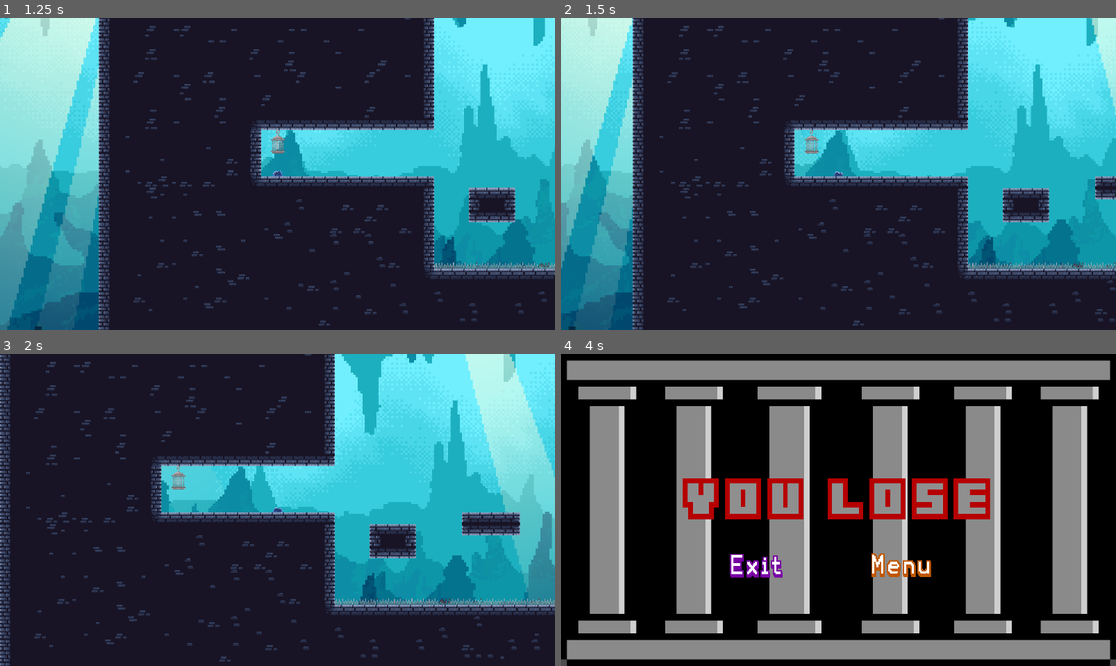
Above: before the commit, frames 1-4 (two rows, left to right).
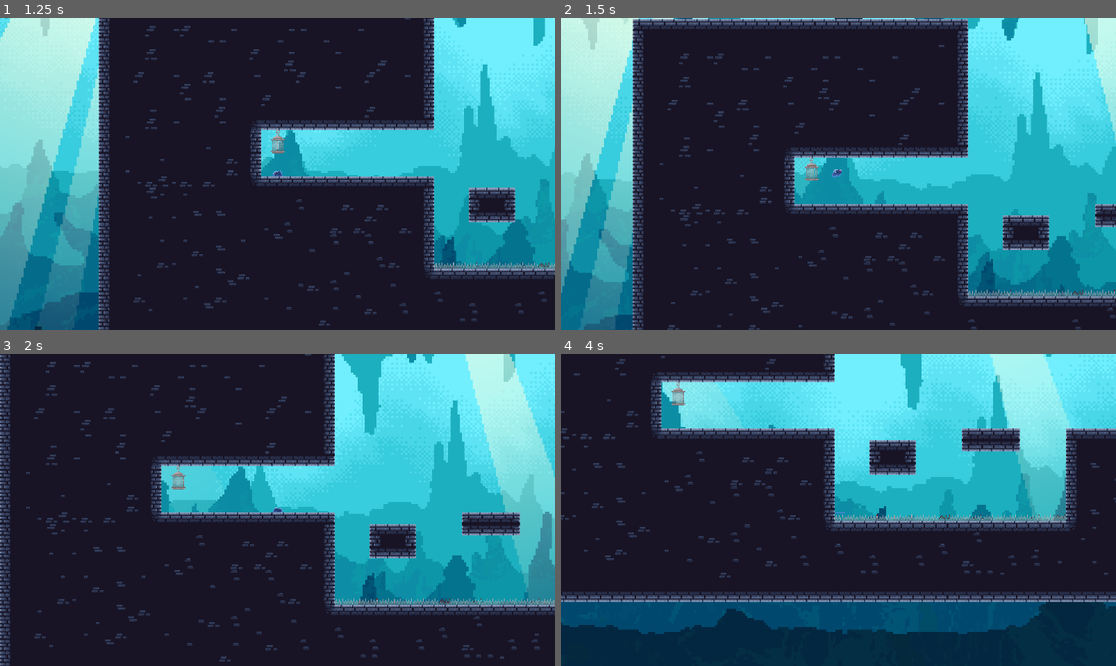
Above: after the commit, the same moments.

Repository: sirBruh/Main-Game
Game: Godot game, scene res://Scenes/menu.tscn
The game is run twice, just before and just after one commit, with the same random seed, the same clock (stepped at 60 frames per second) and the same inputs.
Inputs (mouse positions are in pixels of both pictures, inside the frame that each line leads up to):
- Up to frame 1 (1.25 s): click (277, 139) at 0.5 s
- Up to frame 2 (1.5 s): move the mouse to (960, 158) at 1.27 s; hold D (walk_right) from 1.28 s (still down); tap W (jump) at 1.35 s
- Up to frame 3 (2 s): keep holding D (walk_right); tap W (jump) at 1.52, 1.82 s
- Up to frame 4 (4 s): move the mouse to (727, 525) at 2.02 s; click (727, 525) at 2.1 s; tap W (jump) at 2.27, 2.3, 2.57, 2.85, 3.77, 3.8 s; move the mouse to (894, 441) at 2.77 s; release D (walk_right) at 2.78 s; hold A (walk_left) 2.78-3.53 s; move the mouse to (810, 572) at 3.52 s; hold D (walk_right) from 3.53 s (still down); click (810, 572) at 3.6 s

Frame 1 is identical in both runs. In frame 2, 26% of the frame differs, in the area x 0-100%, y 0-100%; in frame 3, 0.1%; in frame 4, 100%.

Commit message:
i tried to find a workaround

Diff:
--- a/Scenes/Player.gd
+++ b/Scenes/Player.gd
@@ -7,7 +7,7 @@
 @export var jump_velocity = -350
 const blob = preload("res://Scenes/blob.tscn")
 @onready var world = get_node("/root/World")
-@onready var direction = Vector2.ZERO
+var direction = Vector2.ZERO
 
 @onready var sprite = $Sprite
 var dead = false
@@ -46,15 +46,13 @@
 		elif Input.is_action_just_pressed("walk_right") or velocity.x > 0:
 			sprite.flip_h = true
 		#running animation
-		if velocity.x < 0 and is_on_floor():
-			sprite.play("back_run")
-		elif velocity.x > 0 and is_on_floor():
+		if velocity.x != 0 and is_on_floor():
 			sprite.play("run")
 	#this code plays the idle animation
 		elif velocity.x == 0 and is_on_floor():
 			sprite.play("idle")
 	#here is the code for jumping
-		if velocity.y > 0 and is_on_floor():
+		if Input.is_action_just_pressed("jump") and is_on_floor():
 			velocity.y = jump_velocity
 			sprite.play("jump")
 		move_and_slide()
--- a/Scenes/Player.tscn
+++ b/Scenes/Player.tscn
@@ -154,9 +154,8 @@
 [node name="Sprite" type="AnimatedSprite2D" parent="."]
 position = Vector2(0, -5)
 sprite_frames = SubResource("SpriteFrames_qdtyl")
-animation = &"run"
+animation = &"back_run"
 autoplay = "idle"
-frame_progress = 0.103187
 
 [node name="CollisionShape2D" type="CollisionShape2D" parent="."]
 position = Vector2(1, 1)
